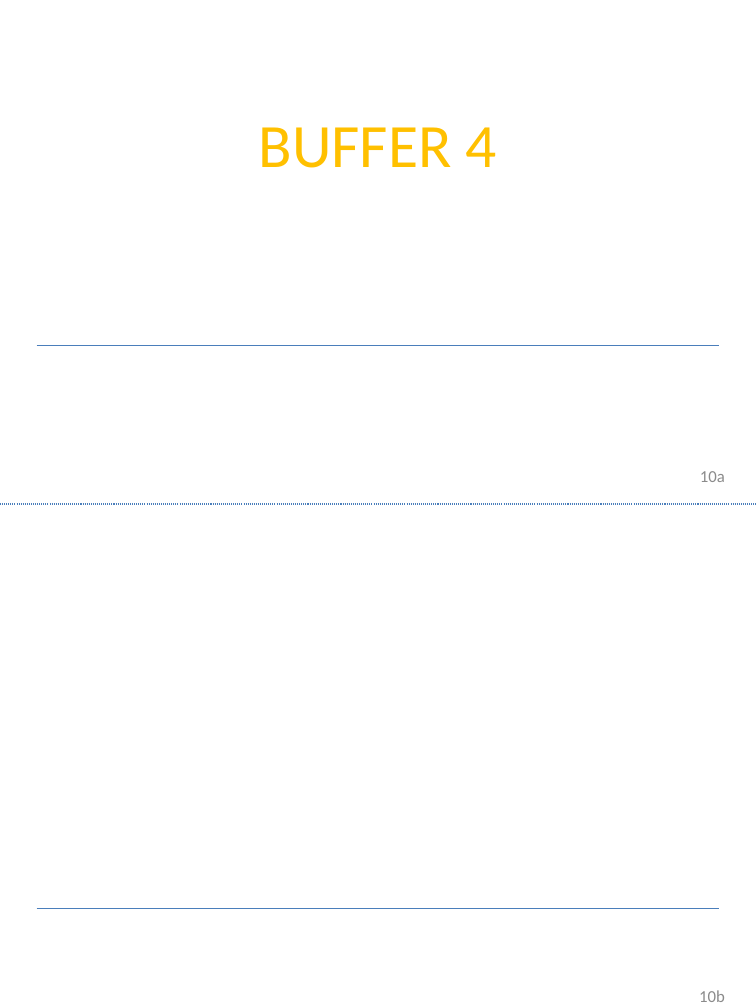
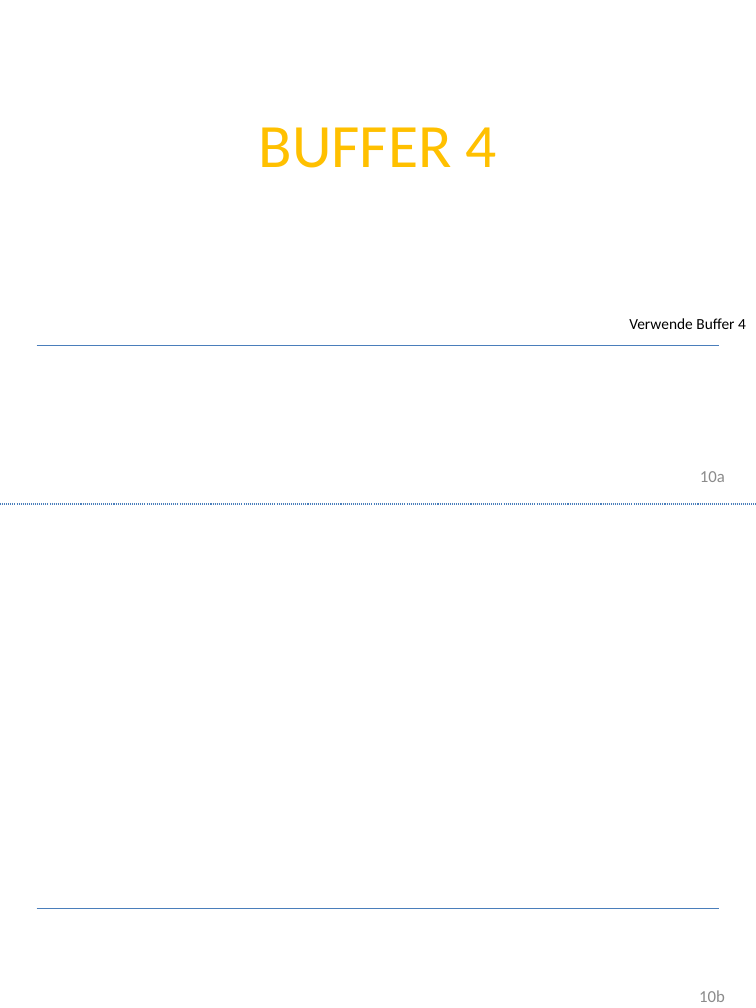
Before and after one commit to Devoxx4KidsDE/SonicPI, a slide deck: slide 10 of documentation/Sonic PI Workshop.pptx. Drawn at 756x1008 pixels with LibreOffice and Linux fonts; fonts in the diff are those of the drawing; background and template pictures are left out. Boxes give left, top, right and bottom in pixels: in the first picture for what was removed or moved away, otherwise in the second. Text is boxed around its words. In the diff, an @@ line names an element or a change of style, - is before the commit and + after.

```diff
--- a/documentation/Sonic PI Workshop.pptx
+++ b/documentation/Sonic PI Workshop.pptx
@@ text added at (x1=629, y1=318, x2=746, y2=329), 11 pt, text #000000 @@
+Verwende Buffer 4
```
Also in this commit, not shown: 11 other slides changed, 2 slides added, 1 slide removed, 4 other files.
